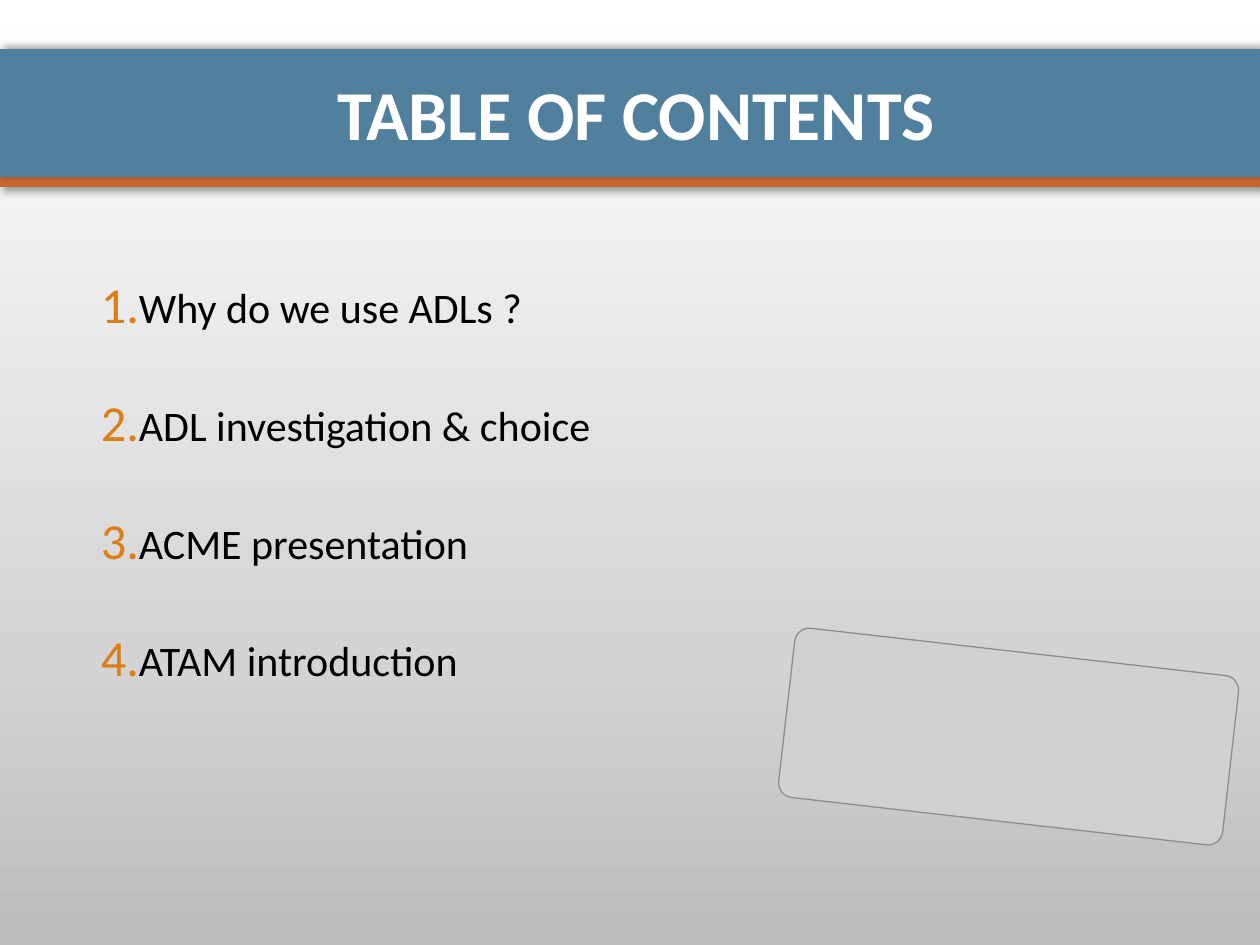
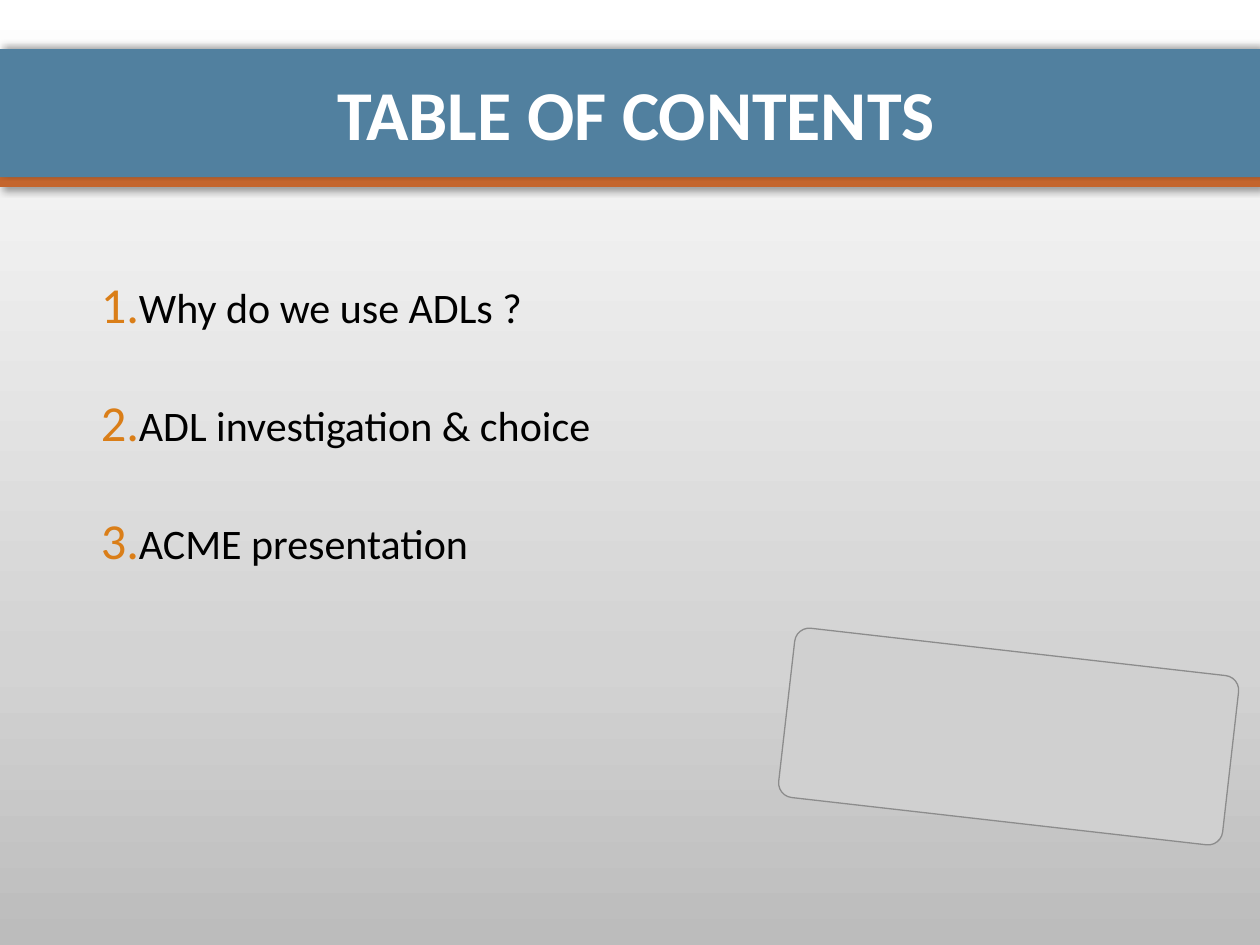
Before and after one commit to pierrealauzet/euroteam, a slide deck: slide 2 of Project 2/Part2/CS554_EuroTeam_Project2_OP5.pptx. Drawn at 1260x945 pixels with LibreOffice and Linux fonts; fonts in the diff are those of the drawing; grey boxes stand for pictures. Boxes give left, top, right and bottom in pixels: in the first picture for what was removed or moved away, otherwise in the second. Text is boxed around its words. In the diff, an @@ line names an element or a change of style, - is before the commit and + after.

```diff
--- a/Project 2/Part2/CS554_EuroTeam_Project2_OP5.pptx
+++ b/Project 2/Part2/CS554_EuroTeam_Project2_OP5.pptx
@@ text at [139,647,458,677]: paragraph removed @@
-4. ATAM introduction
```
Also in this commit, not shown: 3 other slides changed, 5 slides removed.
